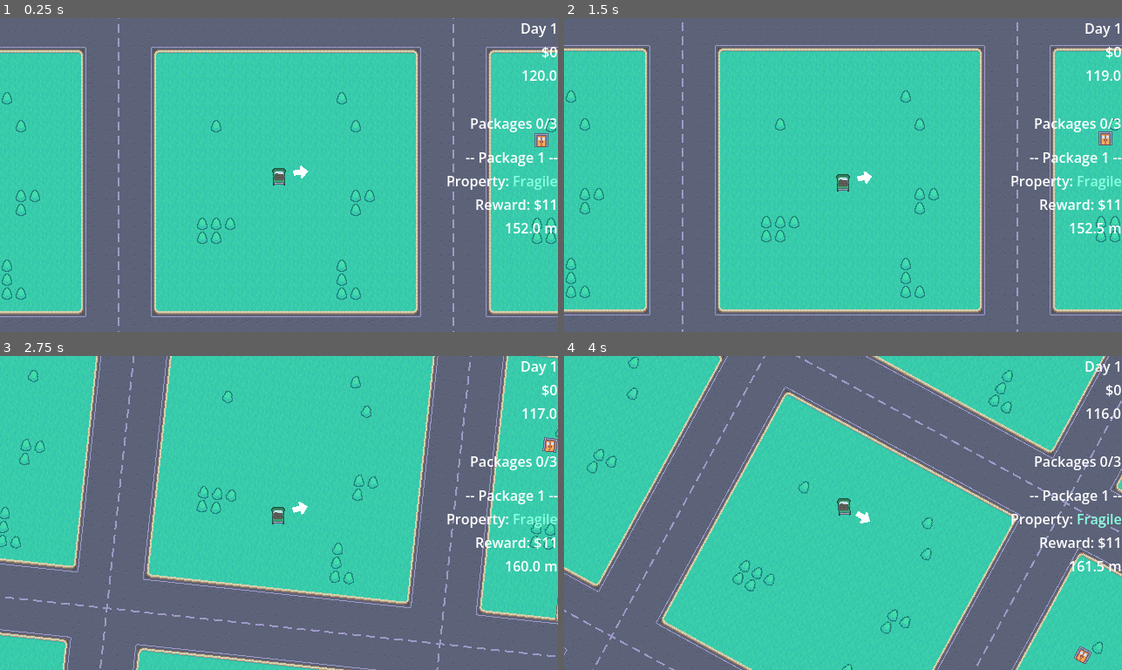
Above: before the commit, frames 1-4 (two rows, left to right).
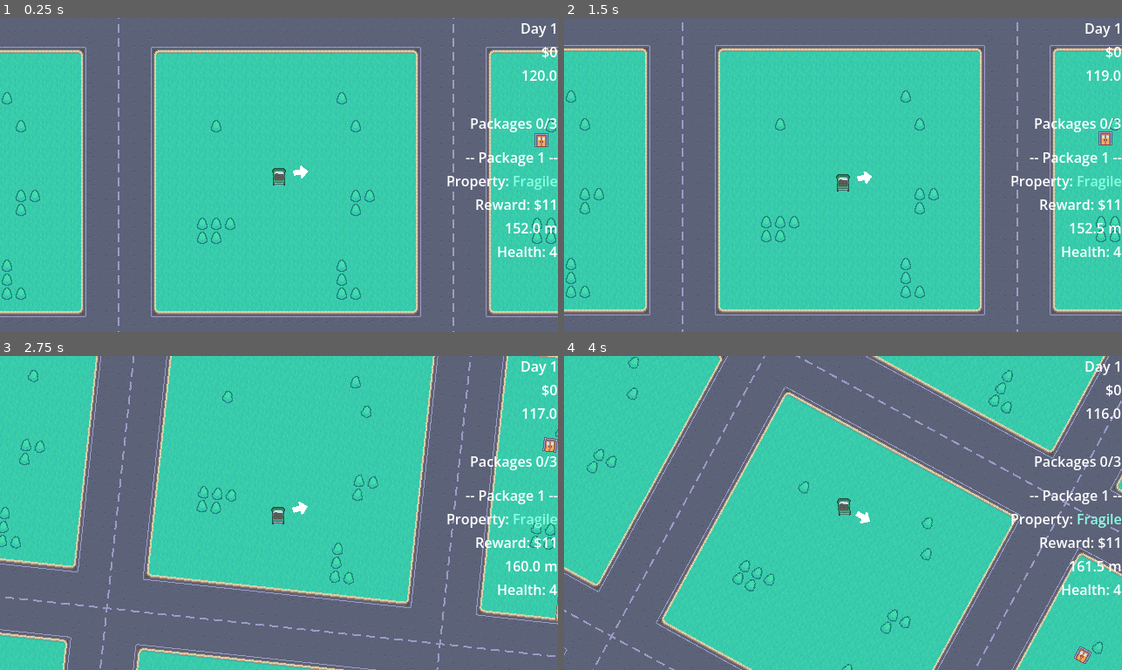
Above: after the commit, the same moments.

Repository: ruben-velasquez/rush-and-deliver
Game: Godot game, scene res://scenes/main.tscn
Two runs of this game, one before a commit and one after it. Both use one fixed random seed, a clock stepped at 60 frames per second and the inputs below.
Inputs:
- Up to frame 1 (0.25 s): no input
- Up to frame 2 (1.5 s): tap Enter at 0.5 s; hold D (right) 0.53-1.28 s; tap Space at 1.25 s; hold S (down) from 1.28 s (still down)
- Up to frame 3 (2.75 s): release S (down) at 2.03 s; hold D (right) from 2.03 s (still down)
- Up to frame 4 (4 s): release D (right) at 2.78 s; hold W (up) 2.78-3.53 s; hold A (left) from 3.53 s (still down)

The runs differ from the first frame. In frame 1, 0.2% of the frame differs, in the area x 89-100%, y 72-77%; in frame 2, 0.2%; in frame 3, 0.2%; in frame 4, 0.2%.

Commit message:
feat: add package aditional info to ui

Diff:
--- a/scenes/game_ui.tscn
+++ b/scenes/game_ui.tscn
@@ -54,7 +54,7 @@
 wait_time = 120.0
 one_shot = true
 
-[node name="PackagesInfo" type="VBoxContainer" parent="Layou …(147 unchanged characters)… el", "package_distance_label", "package_info_container", "all_packages_shipped_label")]
+[node name="PackagesInfo" type="VBoxContainer" parent="Layou …(147 unchanged characters)… el", "package_distance_label", "package_data_label", "package_info_container", "all_packages_shipped_label")]
 layout_mode = 2
 theme_override_constants/separation = 16
 script = ExtResource("4_u2dgd")
@@ -63,6 +63,7 @@
 package_property_label = NodePath("CurrentPackageInfo/PackageProperty")
 package_reward_label = NodePath("CurrentPackageInfo/RewardLabel")
 package_distance_label = NodePath("CurrentPackageInfo/MetersAway")
+package_data_label = NodePath("CurrentPackageInfo/PackageData")
 package_info_container = NodePath("CurrentPackageInfo")
 all_packages_shipped_label = NodePath("UnavailableAdvice")
 
@@ -96,6 +97,13 @@
 text = "100 m"
 horizontal_alignment = 2
 
+[node name="PackageData" type="RichTextLabel" parent="Layout/PackagesInfo/CurrentPackageInfo" unique_id=156494872]
+layout_mode = 2
+bbcode_enabled = true
+text = "Time left: 20s"
+fit_content = true
+horizontal_alignment = 2
+
 [node name="UnavailableAdvice" type="Label" parent="Layout/PackagesInfo" unique_id=1418236425]
 layout_mode = 2
 text = "All packages are shipped.
--- a/scripts/arrow.gd
+++ b/scripts/arrow.gd
@@ -1,20 +1,23 @@
 extends Node2D
 
 var goal: Node2D
+var restore_area: Node2D
 
 func _ready() -> void:
 	goal = GameManager.packages_manager.get_current_package().goal
 	GameManager.on_swap_package.connect(func(): goal = GameManager.packages_manager.get_current_package().goal)
 
 func _process(_delta: float) -> void:
-	visible = goal != null
+	var objective = goal
 
-	if !visible:
-		return
+	if goal == null:
+		if restore_area == null:
+			restore_area = GameManager.packages_manager.restore_area
+		objective = restore_area
 
-	var direction = (goal.position - global_position).normalized()
+	var direction = (objective.global_position - global_position).normalized()
 
-	var distance = clampf((global_position.distance_to(goal.position) + 100) / 800, 0.5, 1)
+	var distance = clampf((global_position.distance_to(objective.global_position) + 100) / 800, 0.5, 1)
 
 	scale = Vector2(distance, distance)
 
--- a/scripts/packages_info.gd
+++ b/scripts/packages_info.gd
@@ -5,6 +5,7 @@
 @export var package_property_label: RichTextLabel
 @export var package_reward_label: Label
 @export var package_distance_label: Label
+@export var package_data_label: RichTextLabel
 
 @export var package_info_container: VBoxContainer
 
@@ -39,11 +40,20 @@
 	# Distance between player and goal
 	var distance = sqrt(pow(_goal.position.x - _player.position.x, 2) + pow(_goal.position.y - _player.position.y, 2))
 	distance = round(distance) / 2
-
 	package_distance_label.text = str(distance) + " m"
 
+	var package = packages_manager.get_current_package()
+
+	if packages_manager.is_urgent(package):
+		package_data_label.text = "Bonus time left: %s" % [roundf(package.urgent_time_left)]
+	elif packages_manager.is_fragile(package):
+		package_data_label.text = "Health: %s" % [package.fragile_health]
+	else:
+		package_data_label.text = ""
+
 func update_done_packages():
-	packages_manager = GameManager.packages_manager
+	if packages_manager == null:
+		packages_manager = GameManager.packages_manager
 
 	packages_count_label.text = "Packages " + str(GameManager.packages_manager.done_count()) + "/" + str(len(GameManager.packages_manager.packages))
 
@@ -54,14 +64,15 @@
 
 func update_current_package():
 	update_done_packages()
-	_goal = packages_manager.get_current_package().goal
+	var package = packages_manager.get_current_package()
+	_goal = package.goal
 	current_package_label.text = "-- Package " + str(packages_manager.currentPackage + 1) + " --"
 
-	var property = str(Package.PackageProperty.find_key(packages_manager.get_current_package().property)).capitalize()
+	var property = str(Package.PackageProperty.find_key(package.property)).capitalize()
 	var property_color = PROPERTIES_COLORS[property]
 	package_property_label.text = "Property: [color=%s]%s[/color]" % [property_color, property]
 
-	package_reward_label.text = "Reward: $" + str(packages_manager.get_current_package().reward)
+	package_reward_label.text = "Reward: $" + str(package.reward)
 
 func hide_package_info():
 	deactivated = true
--- a/scripts/packages_manager.gd
+++ b/scripts/packages_manager.gd
@@ -4,6 +4,7 @@
 const GOAL_SCENE = preload("res://scenes/goal.tscn")
 var packages: Array[Package]
 var currentPackage: int = 0
+var restore_area: Area2D
 
 # Called when the node enters the scene tree for the first time.
 func _ready() -> void:
@@ -18,7 +19,6 @@
 
 		if is_urgent(package):
 			package.urgent_time_left -= delta
-			print(package.urgent_time_left)
 			if package.urgent_time_left <= 0:
 				fail(package)
 
--- a/scripts/restore_area.gd
+++ b/scripts/restore_area.gd
@@ -2,6 +2,7 @@
 
 func _ready() -> void:
 	body_entered.connect(on_body_entered)
+	GameManager.packages_manager.restore_area = self
 
 func on_body_entered(_body: Node2D):
 	GameManager.packages_manager.generate_packages()
